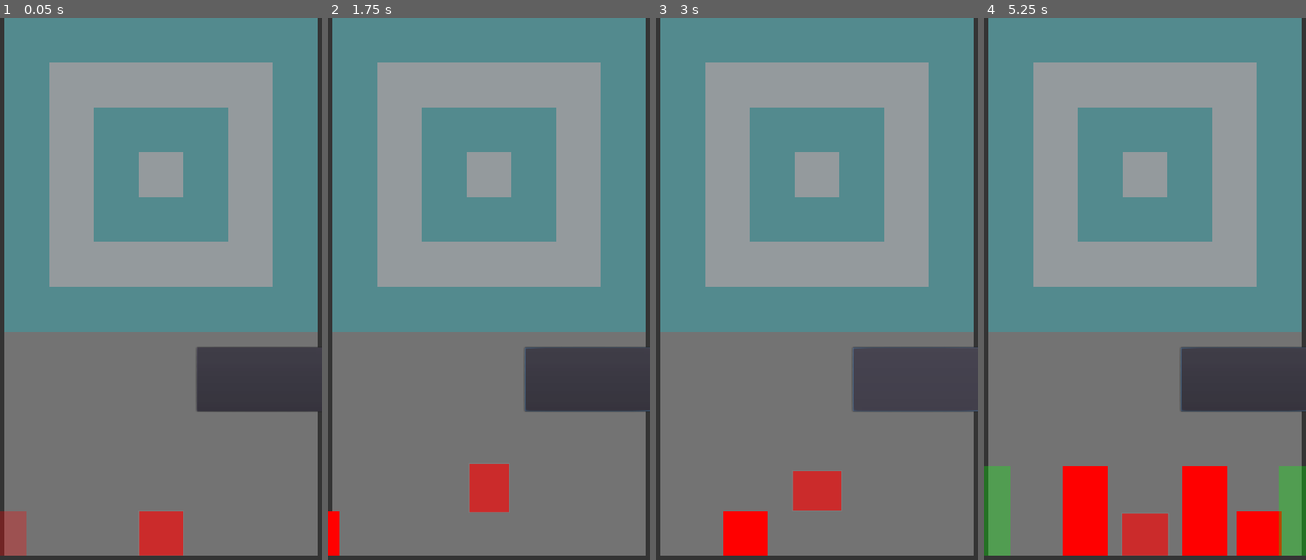
Above: before the commit, frames 1-4 (left to right).
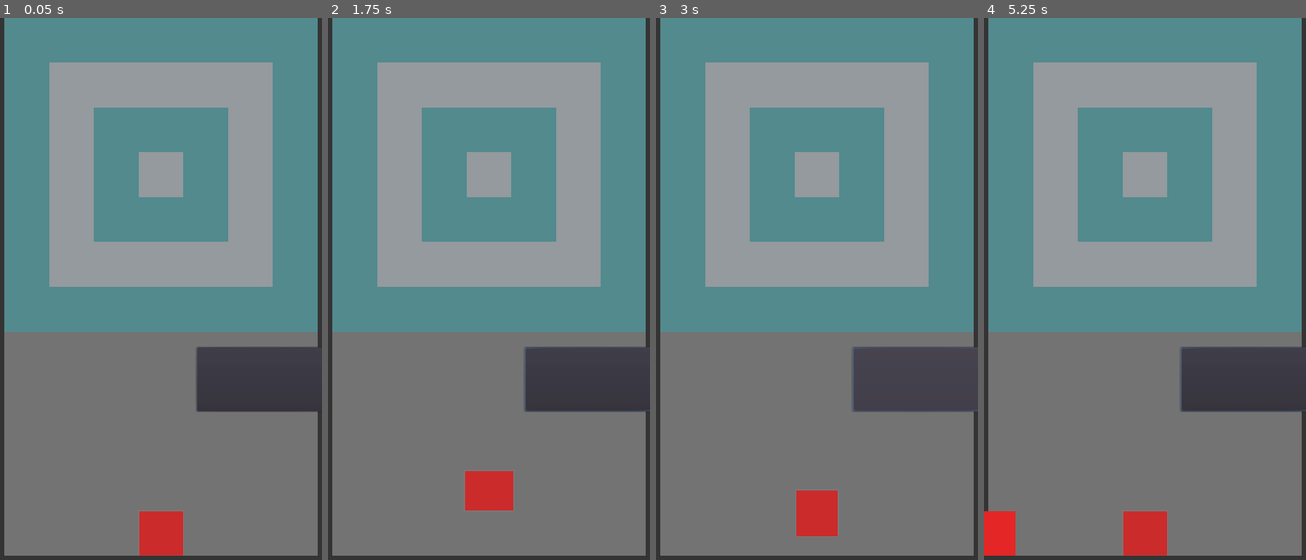
Above: after the commit, the same moments.

Repository: funexpected/jamper
Game: Godot game, scene res://level.tscn
The game is run twice, just before and just after one commit, with the same random seed, the same clock (stepped at 60 frames per second) and the same inputs. This scene is started directly instead of the project's main scene.
Inputs (mouse positions are in pixels of both pictures, inside the frame that each line leads up to):
- Up to frame 1 (0.05 s): no input
- Up to frame 2 (1.75 s): click (588, 381) at 0.5 s; tap Enter at 1.25 s; move the mouse to (559, 278) at 1.27 s; click (559, 278) at 1.42 s
- Up to frame 3 (3 s): click (916, 381) at 2 s; click (916, 381) at 2.77 s
- Up to frame 4 (5.25 s): move the mouse to (1080, 332) at 3.52 s; click (1080, 332) at 3.67 s; move the mouse to (1177, 180) at 4.27 s; click (1177, 180) at 4.42 s; move the mouse to (1128, 419) at 5.02 s; click (1128, 419) at 5.17 s

The runs differ from the first frame. In frame 1, 0.7% of the frame differs, in the area x 0-9%, y 91-100%; in frame 2, 0.7%; in frame 3, 2.4%; in frame 4, 8.7%, in the area x 0-100%, y 82-100%.

Commit message:
spawn multiply squares, granma pauses after 2 ticks after jump

Diff:
--- a/grandma.gd
+++ b/grandma.gd
@@ -1,4 +1,8 @@
 extends Node2D
+
+const MOVE_LEFT = -1
+const MOVE_NONE = 0
+const MOVE_RIGHT = 1
 
 export var texture = Color("4a57c3") setget set_texture
 onready var obj = $back
@@ -19,6 +23,9 @@
 
 var is_busy = false
 
+func _process(delta):
+	pass
+
 func _jump(time, prepare = true):
 	if !is_busy:
 		is_busy = true
@@ -33,8 +40,7 @@
 		yield(Time.defer(), "completed")
 		return
 	jumping = true
-	Time.wait(t*0.5).connect("completed", get_tree(), "set_pause", [true])
-	Time.wait(t*1.5).connect("completed", get_tree(), "set_pause", [false])
+	pause_on_jump()
 	yield(tw\
 		.ip(sprite, "scale", Vector2(1,1), Vector2(1.1, 0.9), t*0.1)\
 		.ip(sprite, "scale", Vector2(1.1, 0.9), Vector2(0.8, 1.2), t*0.1, tw.SINE, tw.INOUT, t*0.1)\
@@ -47,3 +53,10 @@
 		.ip(sprite, "position:y", sprite.position.y - 150, sprite.position.y, t*0.3, tw.CUBIC, tw.IN, t*0.5),
 	"completed")
 	jumping = false
+
+func pause_on_jump():
+	yield(Time, "tick")
+	yield(Time, "tick")
+	get_tree().paused = true
+	yield(Time.wait(1), "completed")
+	get_tree().paused = false
--- a/level.gd
+++ b/level.gd
@@ -17,8 +17,8 @@
 
 
 func on_tick(tick):
-	if (tick%14 == 1):
-		$spawner0.start_next_bullet(1/Time.TICK/2)
+	#if (tick%14 == 1):
+	#	$spawner0.start_next_bullet(1/Time.TICK/2)
 
 	if is_need_to_jump:
 		is_need_to_jump = false
--- a/level.tscn
+++ b/level.tscn
@@ -42,12 +42,17 @@
 
 [node name="spawner0" parent="." instance=ExtResource( 4 )]
 position = Vector2( -525, -75 )
+queue_color = PoolColorArray( 0.901961, 0.152941, 0.152941, 1, 0.392157, 0.835294, 0.501961, 1, 0.392157, 0.835294, 0.501961, 1, 0.901961, 0.152941, 0.152941, 1 )
+tick_color = PoolIntArray( 14, 14, 14, 14 )
 
 [node name="spawner1" parent="." instance=ExtResource( 4 )]
 position = Vector2( -525, -225 )
 
 [node name="spawner2" parent="." instance=ExtResource( 4 )]
 position = Vector2( 525, -225 )
+queue_color = PoolColorArray( 0.901961, 0.152941, 0.152941, 1, 0.901961, 0.152941, 0.152941, 1 )
+tick_color = PoolIntArray( 14, 14 )
+tick_offset = 2
 
 [node name="spawner3" parent="." instance=ExtResource( 4 )]
 position = Vector2( 525, -75 )
--- a/spawner.gd
+++ b/spawner.gd
@@ -2,14 +2,14 @@
 
 var SQUARE_TSCN = preload("res://square.tscn")
 
-export var queue_color:PoolColorArray = [Color("FF0000"), Color("00FF00"), Color("0000ff")] setget set_queue_color
-export var tick_color:PoolIntArray = [10, 10, 10]
+export var queue_color:PoolColorArray = PoolColorArray() setget set_queue_color
+export var tick_color:PoolIntArray = PoolIntArray()
 export var next_bullet = 0
 export var MESH_SIZE = 7
 export var SEGMENT_SIZE = 150
 export var default_speed = 3.33
 
-var LAST_TICK = 0
+export var tick_offset = 0
 
 var COMPLETED = "completed"
 var emit_poligon
@@ -27,10 +27,12 @@
 	pass
 
 func on_tick(tick):
-	if tick - LAST_TICK == tick_color[next_bullet]:
+	if !queue_color.size():
+		return
+	if tick - tick_offset == tick_color[next_bullet]:
 		start_next_bullet()
 		next_bullet = next_bullet + 1 if next_bullet < tick_color.size() - 1 else 0
-		LAST_TICK = tick
+		tick_offset = tick
 
 
 
